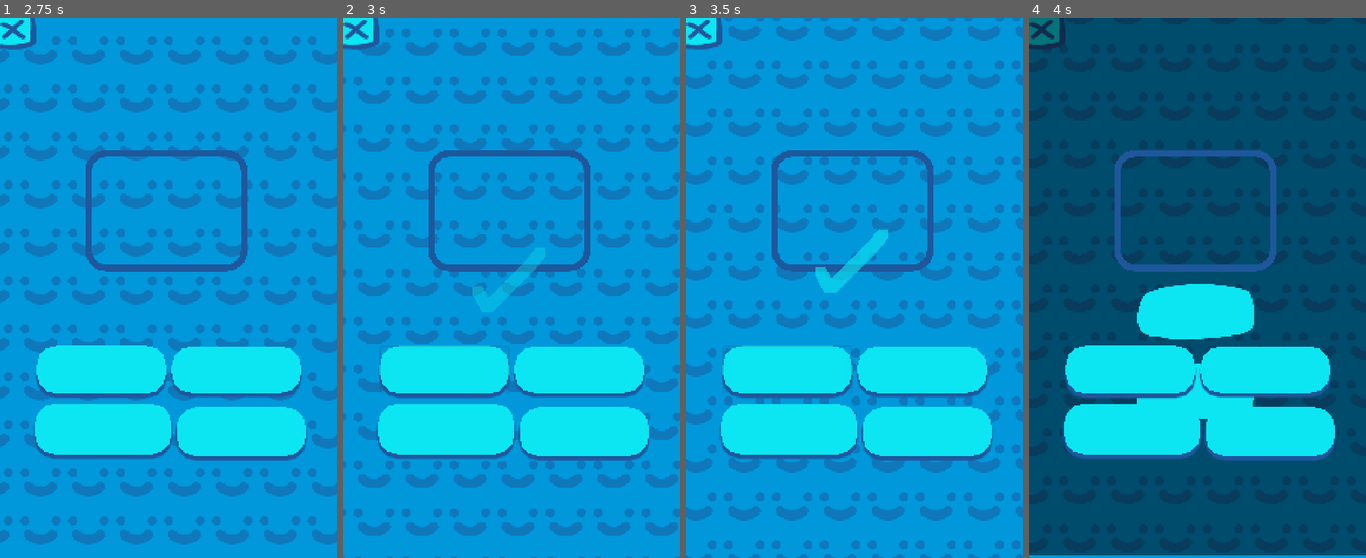
Above: before the commit, frames 1-4 (left to right).
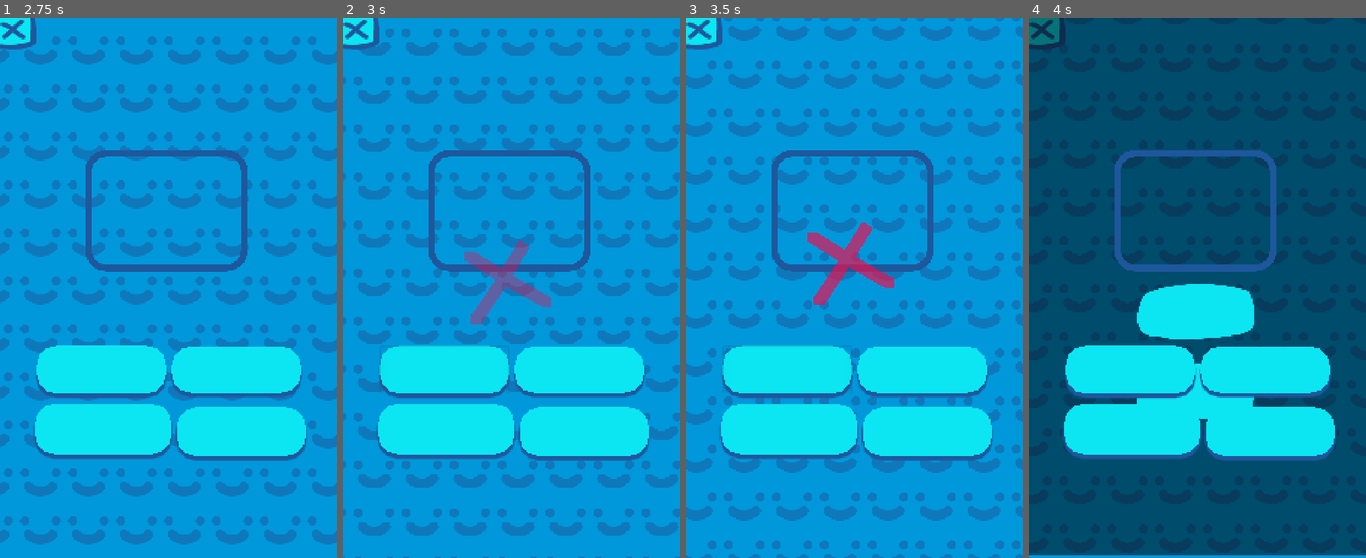
Above: after the commit, the same moments.

Repository: LongHairedSkeleton/Project-ABC
Game: Godot game, scene res://menu.tscn
Same seed, same stepped clock (60 frames per second), same inputs: the game is played once before the commit and once after it. This scene is started directly instead of the project's main scene.
Inputs (mouse positions are in pixels of both pictures, inside the frame that each line leads up to):
- Up to frame 1 (2.75 s): tap Enter (enter) at 0.5 s; move the mouse to (242, 261) at 0.52 s; tap Keypad Enter at 0.6, 2.3 s; click (242, 261) at 0.67 s; drag from (101, 315) to (151, 396) at 1.27 s; move the mouse to (202, 169) at 2.02 s; hold = (resolution+) from 2.03 s (still down); click (202, 169) at 2.17 s
- Up to frame 2 (3 s): release = (resolution+) at 2.75 s; click "1" (after the commit: "1x2") at 2.75 s
- Up to frame 3 (3.5 s): no input
- Up to frame 4 (4 s): click (1045, 34) at 3.5 s

Frame 1 is identical in both runs. In frame 2, 1.7% of the frame differs, in the area x 36-62%, y 41-57%; in frame 3, 1.7%; in frame 4, nothing differs.

Commit message:
bug fixes

Diff:
--- a/actividades/math/Math.gd
+++ b/actividades/math/Math.gd
@@ -4,7 +4,7 @@
 
 var resultado_final = 0
 enum types {simple,problems,simple_plus,times,conversion}
-var problem_type = types.simple_plus # Will be overwritten dynamically when loaded
+var problem_type = types.times # Will be overwritten dynamically when loaded
 
 export var amount_of_numbers = 3
 
@@ -120,7 +120,6 @@
 			resultado_final = n1 - n2
 
 		$Panel/Label.bbcode_text = "[wave][center]" + choice["text"] % [str(n1), str(n2)]
-
 	elif problem_type == types.times:
 		var repeated_number = (randi() % 10) + 1
 		resultado_final = repeated_number * amount_of_numbers
@@ -176,21 +175,20 @@
 		var display_string = expression_string.replace("*", " x ").replace("/", " : ")
 		$Panel/Label.bbcode_text = "[wave][center]" + display_string
 
-	# ==========================================
-	# GERAÇÃO DOS BOTÕES (ESTRUTURA COMPACTADA E CORRETA)
-	# ==========================================
 	if problem_type == types.times:
-		var valor_base = resultado_final / amount_of_numbers
-		var current_top_number = str(valor_base)
+		var valor_base = int(resultado_final) / amount_of_numbers
 
 		for label_node in labels:
+			# Gera um multiplicador falso (ex: se o certo é 3, ele pode gerar 2, 4, 5...)
 			var fake_multiplier = amount_of_numbers + (randi() % 5) - 2
+
 			if fake_multiplier == amount_of_numbers or fake_multiplier <= 0:
 				fake_multiplier = amount_of_numbers + 1
-			label_node.text = current_top_number + "×" + str(fake_multiplier)
+
+			label_node.text = str(valor_base) + "x" + str(fake_multiplier)
 
 		var selected_to_be_right = labels[randi() % labels.size()]
-		selected_to_be_right.text = current_top_number + "×" + str(amount_of_numbers)
+		selected_to_be_right.text = str(valor_base) + "x" + str(amount_of_numbers)
 	else:
 		for label_node in labels:
 			label_node.text = str(resultado_final + (randi() % 21) - 10)
@@ -201,10 +199,12 @@
 	var is_correct = false
 
 	if problem_type == types.times:
-		var parts = label.text.split("×")
-		var user_answer_value = int(parts[0]) * int(parts[1])
-		if user_answer_value == resultado_final:
+		var valor_base = int(resultado_final) / amount_of_numbers
+		var texto_correto_esperado = str(valor_base) + "x" + str(amount_of_numbers)
+
+		if label.text == texto_correto_esperado:
 			is_correct = true
+
 	elif label.text.begins_with(str(resultado_final)):
 		is_correct = true
 
@@ -221,24 +221,16 @@
 		$Control2.get_points(int(rand_range(-750, -500)))
 		var wrong_instance = wrong.instance()
 
-		# --- DYNAMIC SUBJECT DETECTION ---
-		# Map your current problem type to the exact string used in Save.lectures
 		var current_subject = "Unknown"
-		if problem_type == types.simple:
-			current_subject = "Addition and subtraction"
-		elif problem_type == types.simple_plus:
-			current_subject = "Times and division"
-		elif problem_type == types.conversion:
-			current_subject = "conversion"
-		elif problem_type == types.problems:
-			current_subject = "problems"
-		elif problem_type == types.times:
-			current_subject = "times"
-
-		# Pass it directly to the wrong instance before it plays
+		if problem_type == types.simple: current_subject = "Addition and subtraction"
+		elif problem_type == types.simple_plus: current_subject = "Times and division"
+		elif problem_type == types.conversion: current_subject = "conversion"
+		elif problem_type == types.problems: current_subject = "problems"
+		elif problem_type == types.times: current_subject = "times"
+
 		wrong_instance.current_exercise = current_subject
-
 		add_child(wrong_instance)
+
 
 func _on_Button_pressed(): check_if_correct($Button)
 func _on_Button2_pressed(): check_if_correct($Button2)
--- a/actividades/sorting/collision_code.gd
+++ b/actividades/sorting/collision_code.gd
@@ -19,5 +19,5 @@
 
 func prostate_exam():
 	if remaining_balls == 0:
-		$"..".end_minigame()
+		$"../PointsManager".end_minigame()
 	print(remaining_balls)
--- a/actividades/sorting/points_manager.gd
+++ b/actividades/sorting/points_manager.gd
@@ -15,3 +15,6 @@
 
 	$"../Area2D/RichTextLabel".text = str(points1)
 	$"../Area2D2/RichTextLabel".text = str(points2)
+
+func end_minigame():
+	$"..".end_minigame()
--- a/answer.gd
+++ b/answer.gd
@@ -3,20 +3,19 @@
 var current_exercise = "Unknown"
 
 func _ready():
-	# If a valid subject was passed, log the mistake globally
+	# Força o tratamento do texto para bater com o dicionário do results.gd
 	if current_exercise != "Unknown":
-		if not Save.has_method("mistakes"):
-			# Safely inject/initialize the dictionary if it doesn't exist in Save yet
-			if not "mistakes" in Save:
-				Save.set("mistakes", {})
+		# Garante que o dicionário existe no Save
+		if not "mistakes" in Save or Save.mistakes == null:
+			Save.mistakes = {}
 
-		var mistakes_dict = Save.get("mistakes")
-		if not current_exercise in mistakes_dict:
-			mistakes_dict[current_exercise] = 1
+		# Registra o erro diretamente no escopo global
+		if not current_exercise in Save.mistakes:
+			Save.mistakes[current_exercise] = 1
 		else:
-			mistakes_dict[current_exercise] += 1
+			Save.mistakes[current_exercise] += 1
 
-		print("Mistake logged for: ", current_exercise, " | Total: ", mistakes_dict[current_exercise])
+		print("Erro global registrado para: ", current_exercise, " -> Total: ", Save.mistakes[current_exercise])
 
 	$Sprite/AnimationPlayer.play("play")
 	yield(get_tree().create_timer(1), "timeout")
--- a/lan/inicial_screen.tscn
+++ b/lan/inicial_screen.tscn
@@ -124,8 +124,8 @@
 anchor_bottom = 1.0
 margin_left = -6.0
 margin_top = 825.0
-margin_right = 22494.0
-margin_bottom = 36825.0
+margin_right = 24294.0
+margin_bottom = 39705.0
 
 [node name="Button" type="Button" parent="Buttonns"]
 anchor_left = 0.5
@@ -166,8 +166,8 @@
 anchor_bottom = 1.0
 margin_left = 11.5
 margin_top = 621.0
-margin_right = 22511.5
-margin_bottom = 36621.0
+margin_right = 24311.5
+margin_bottom = 39501.0
 mouse_filter = 2
 bbcode_enabled = true
 bbcode_text = "[center][wave]quem está usando o dispositivo?"
--- a/lan/networkmanager.gd
+++ b/lan/networkmanager.gd
@@ -19,12 +19,6 @@
 	get_tree().network_peer = peer
 	print("Classroom hosted via WebSockets on port ", DEFAULT_PORT)
 
-func send_lecture_to_students(lecture_data):
-	current_lecture = lecture_data
-	rpc("receive_lecture", lecture_data)
-	if "Save" in self:
-		Save.lectures = lecture_data
-
 func join_classroom(ip_address):
 	# This connects a client. Works on BOTH Browser and Desktop!
 	peer = WebSocketClient.new()
@@ -36,12 +30,6 @@
 		return
 	get_tree().network_peer = peer
 	print("Connecting to teacher via WebSocket at ", url)
-
-remotesync func receive_lecture(lecture_data):
-	current_lecture = lecture_data
-	if "Save" in self:
-		Save.lectures = lecture_data
-	emit_signal("lecture_received")
 
 func _on_peer_connected(id):
 	if get_tree().is_network_server() and not current_lecture.empty():
@@ -64,3 +52,12 @@
 			return ip
 
 	return "No LAN Connection"
+func send_lecture_to_students(lecture_data):
+	current_lecture = lecture_data
+	rpc("receive_lecture", lecture_data)
+	Save.lectures = lecture_data # Acesso direto sem checagem desnecessária
+
+remotesync func receive_lecture(lecture_data):
+	current_lecture = lecture_data
+	Save.lectures = lecture_data # Garante que o Aluno salve os dados localmente
+	emit_signal("lecture_received")
--- a/results.gd
+++ b/results.gd
@@ -3,11 +3,10 @@
 func _ready():
 	$ScrollContainer/VBoxContainer/RichTextLabel2.bbcode_text = "[wave][center]ALUNO ganhou " + "[rainbow]" + str(Save.points) + " pontos"
 
+	# Puxamos as lições diretamente do histórico da rede caso o Save falhe
+	var lectures = Lan.current_lecture if not Lan.current_lecture.empty() else Save.lectures
+	var mistakes = Save.mistakes if "mistakes" in Save and Save.mistakes != null else {}
 
-	var lectures = Save.lectures if typeof(Save.lectures) == TYPE_DICTIONARY else {}
-	var mistakes = Save.get("mistakes") if "mistakes" in Save else {}
-
-	# Dictionary linking subjects to their respective RichTextLabels
 	var subjects_ui = {
 		"Addition and subtraction": $ScrollContainer/VBoxContainer/RichTextLabel3,
 		"Times and division": $ScrollContainer/VBoxContainer/RichTextLabel5,
@@ -26,10 +25,7 @@
 
 		if task_count > 0:
 			label_node.show()
-			# Fetch mistakes for this subject, default to 0 if none made yet
 			var mistake_count = mistakes.get(subject, 0)
-
-			# Append the mistake text onto the existing label BBCode text
 			label_node.bbcode_text += " [color=red](Erros: " + str(mistake_count) + ")[/color]"
 		else:
 			label_node.hide()
--- a/shaders/scrolling_background.tres
+++ b/shaders/scrolling_background.tres
@@ -8,21 +8,17 @@
 uniform float velocidade_balanco = 2.0;
 uniform float velocidade_descida = 100.0;
 
+//isso td com \"tile\" ativado nas opçoes de exportaçao
+
 void fragment() {
-    // 1. Calculamos o movimento BRUTO em pixels (ainda com decimais)
-    float move_x = sin(TIME * velocidade_balanco) * largura_balanco;
+       float move_x = sin(TIME * velocidade_balanco) * largura_balanco;
     float move_y = TIME * velocidade_descida;
     vec2 movimento_bruto = vec2(move_x, move_y);
 
-    // 2. O SEGREDO: Usamos floor no movimento ANTES de aplicar à UV
-    // Isso faz com que a imagem só se mova quando o cálculo atingir 1 pixel inteiro
-    vec2 offset_pixel = floor(movimento_bruto);
+       vec2 offset_pixel = floor(movimento_bruto);
 
-    // 3. Calculamos a posição final na grade de pixels
-    // Usamos o mod para o tiling (repetição)
     vec2 pixel_pos = mod((UV * texture_size) + offset_pixel, texture_size);
 
-    // 4. Transformamos de volta para UV (0.0 a 1.0) pegando o centro do pixel (+0.5)
     vec2 uv_snap = (floor(pixel_pos) + 0.5) / texture_size;
 
     COLOR = texture(TEXTURE, uv_snap);
--- a/spawner_of_draggables.gd
+++ b/spawner_of_draggables.gd
@@ -12,9 +12,9 @@
 var is_any_item_dragging = false
 
 func divisible_by_2():
-	loops = int(rand_range(6, 16))
-	if loops % 2 != 0:
-		divisible_by_2()
+	var loops: int = randi() % 5 + 3
+	loops = loops * 2
+	return loops
 
 func roll():
 	for i in (loops):
